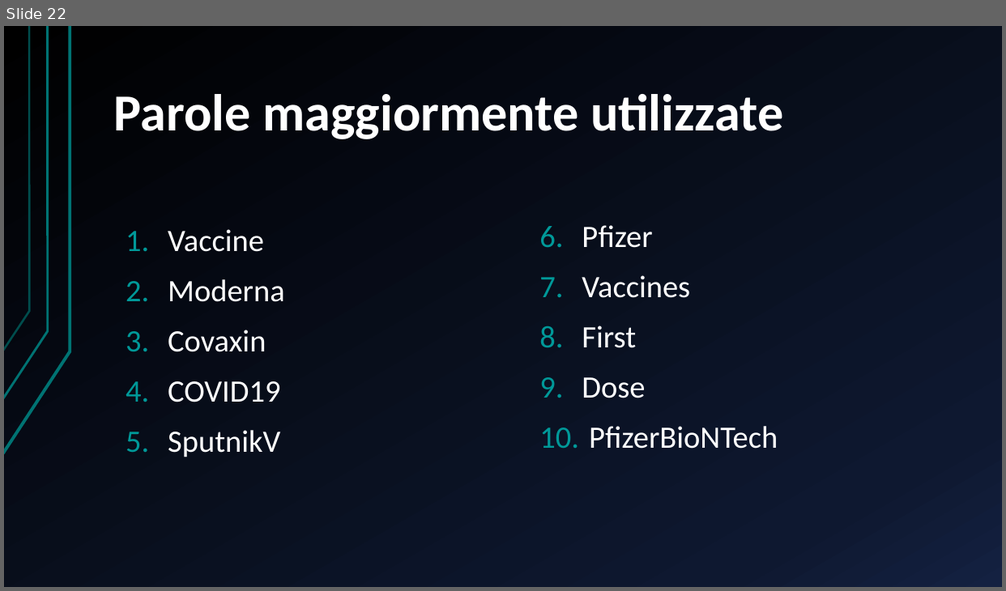
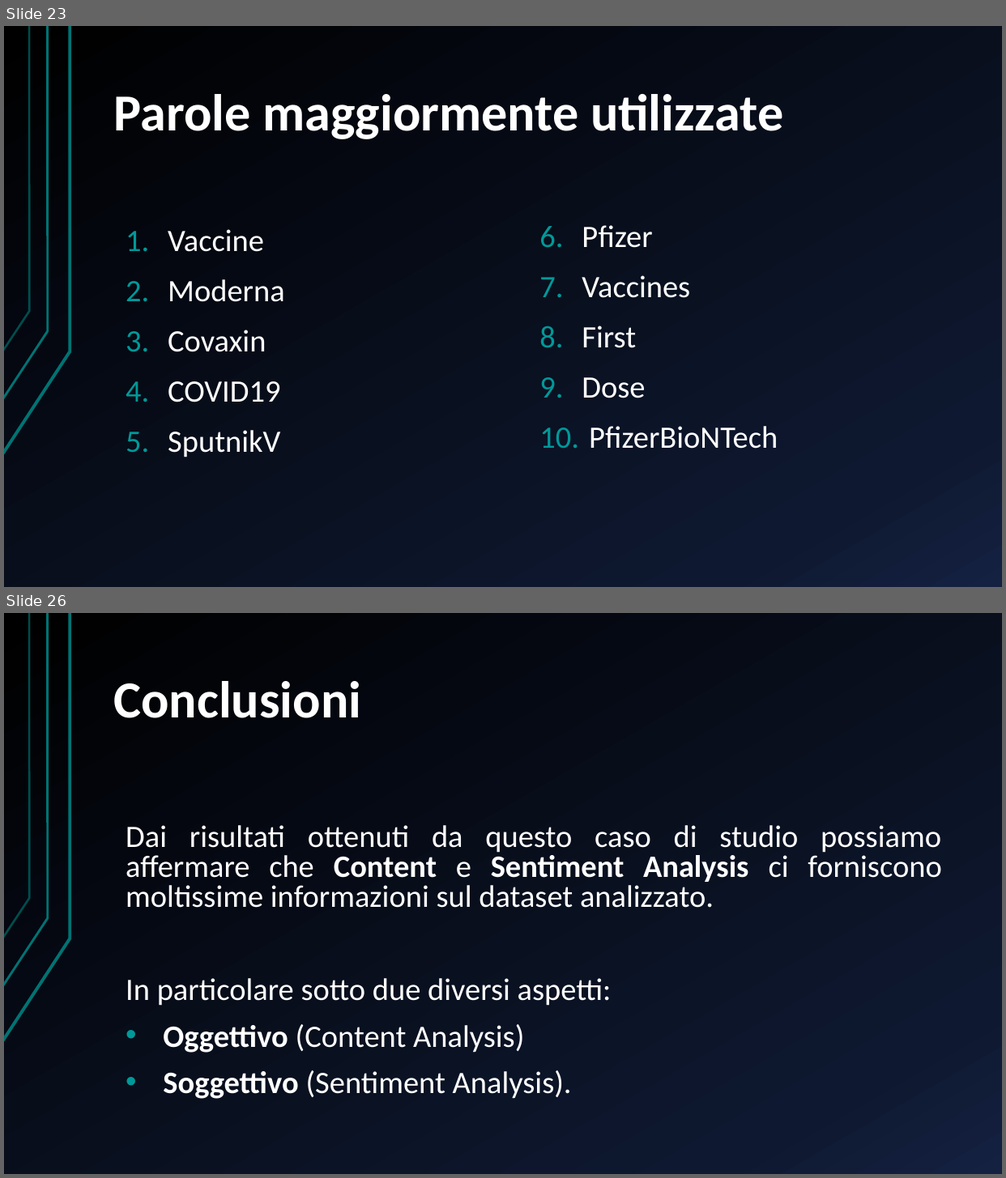
Before and after one commit to DanieleCampopiano/Semantic-Intelligence, a slide deck: Presentazione/Presentazione Progetto.pptx. Shown one above the other, each under a label of ours: slide 22 before the commit, slides 23 and 26 after it; the slides between them are not shown. The pictures are 1006x591 and 1006x1178 pixels, drawn with LibreOffice and Linux fonts; fonts in the diff are those of the drawing. Boxes give left, top, right and bottom in pixels: in the first picture for what was removed or moved away, otherwise in the second. Text is boxed around its words. In the diff, an @@ line names an element or a change of style, - is before the commit and + after.

Commit message:
Rimozione della funzionalità di calcolo del Sentiment di una frase passata in input e aggiunta delle conclusioni alla file Presentazione Progetto.pptx

```diff
--- a/Presentazione/Presentazione Progetto.pptx
+++ b/Presentazione/Presentazione Progetto.pptx
@@ slide 26 added at [4,613,1002,1174], background gradient #000000 to #0F1931 to #142242; not listed: 3 template elements that a slide beside it also shows @@
@@ title added at [114,681,362,718], 50 pt, text #FFFFFF, bold @@
+Conclusioni
@@ text added at [126,825,941,1099], 30 pt, text #FFFFFF @@
+Dai risultati ottenuti da questo caso di studio possiamo affermare che Content e Sentiment Analysis ci forniscono moltissime informazioni sul dataset analizzato.
+In particolare sotto due diversi aspetti:
+• Oggettivo (Content Analysis)
+• Soggettivo (Sentiment Analysis).
@@ what was slide 22 is now slide 23 @@
```
Also in this commit, not shown: 4 slides changed, 5 other slides added, 2 slides removed, 2 other files.
